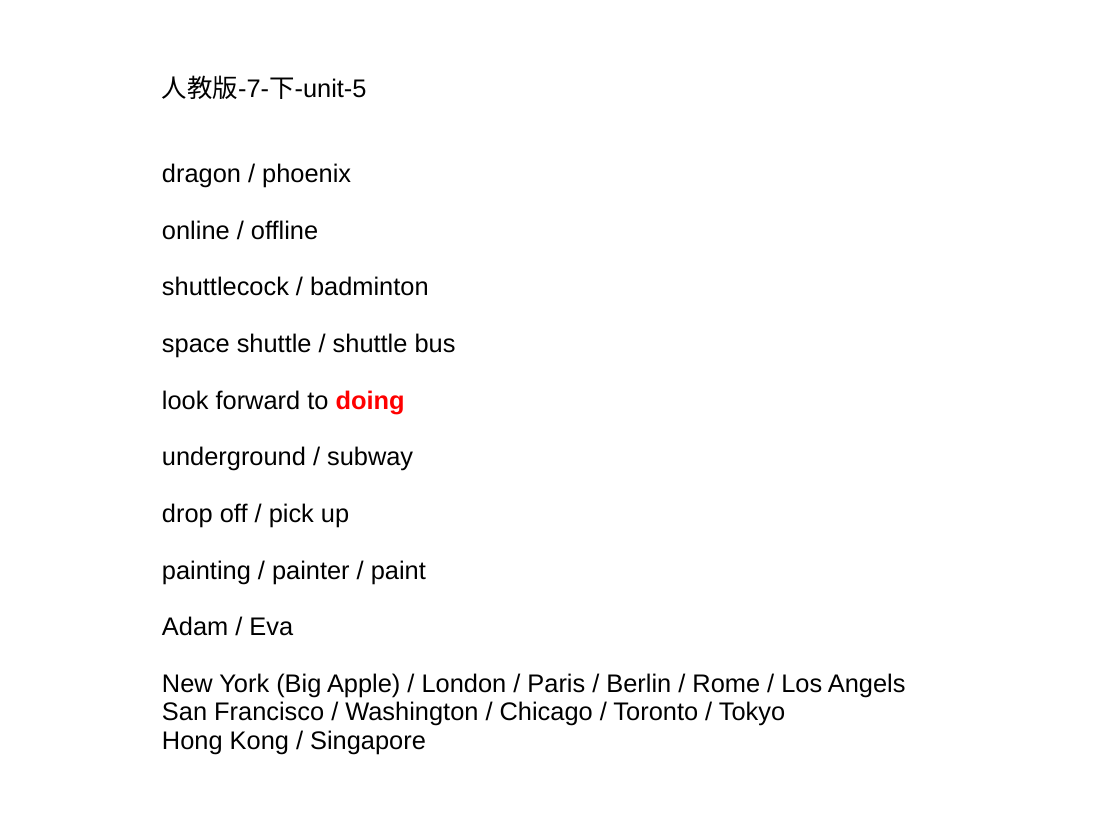
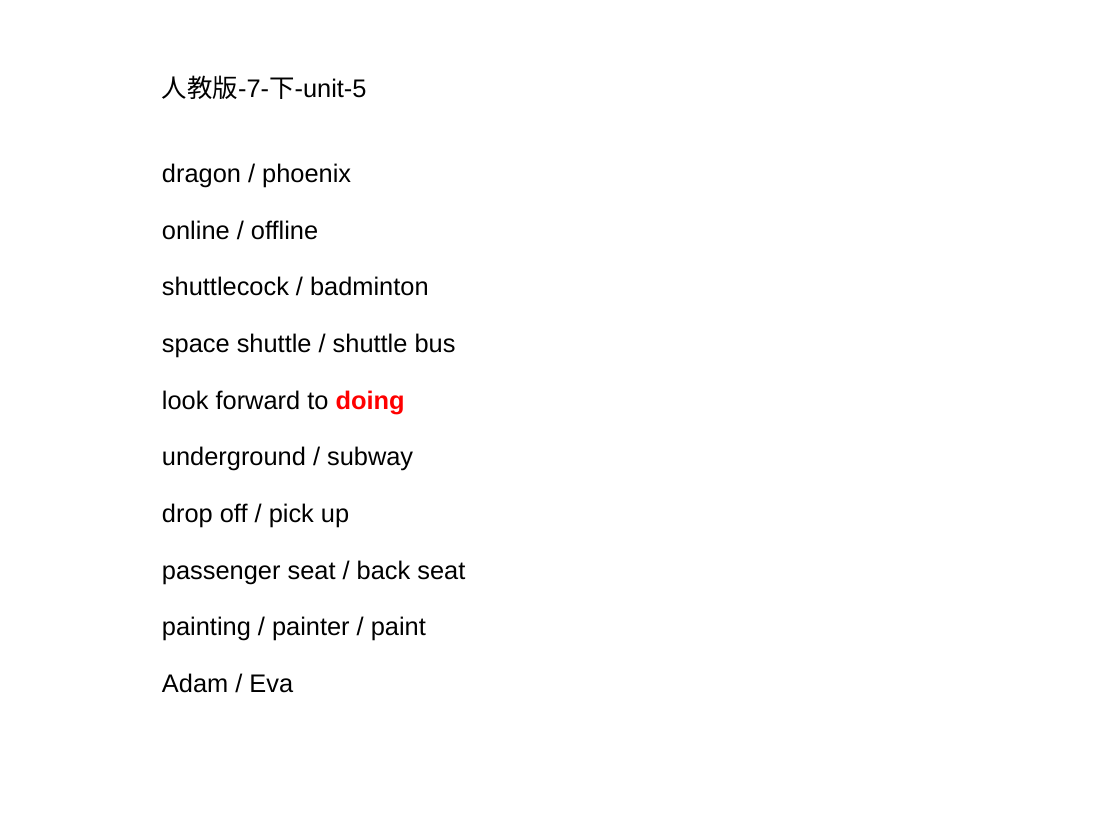
Before and after one commit to ericzhang/english-math, a slide deck: slide 1 of english/grade-7-下/7下英语人教版-unit-5-words.ppt. Drawn at 1120x840 pixels with LibreOffice and Linux fonts; fonts in the diff are those of the drawing. Boxes give left, top, right and bottom in pixels: in the first picture for what was removed or moved away, otherwise in the second. Text is boxed around its words. In the diff, an @@ line names an element or a change of style, - is before the commit and + after.

```diff
--- a/english/grade-7-下/7下英语人教版-unit-5-words.ppt
+++ b/english/grade-7-下/7下英语人教版-unit-5-words.ppt
@@ text at [162,560,465,584]: paragraph added @@
+passenger seat / back seat
@@ text at [162,673,906,754]: paragraphs removed @@
-New York (Big Apple) / London / Paris / Berlin / Rome / Los Angels
-San Francisco / Washington / Chicago / Toronto / Tokyo
-Hong Kong / Singapore
```
Also in this commit, not shown: 1 slide added, 32 other files.
